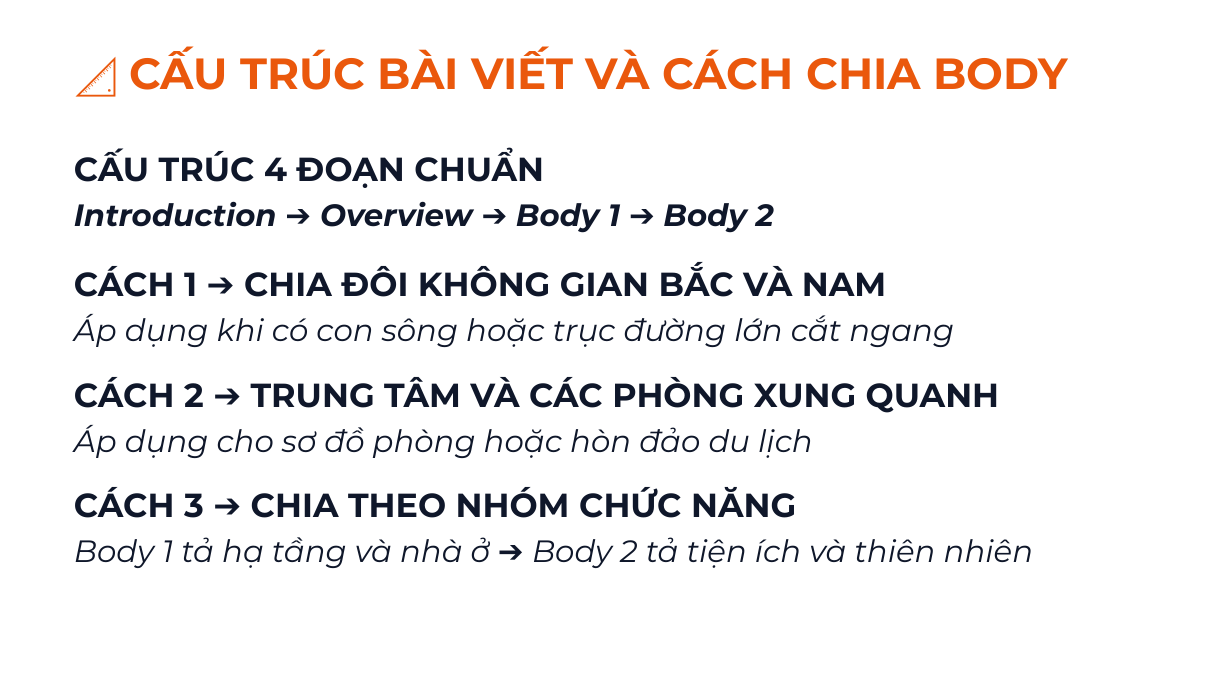
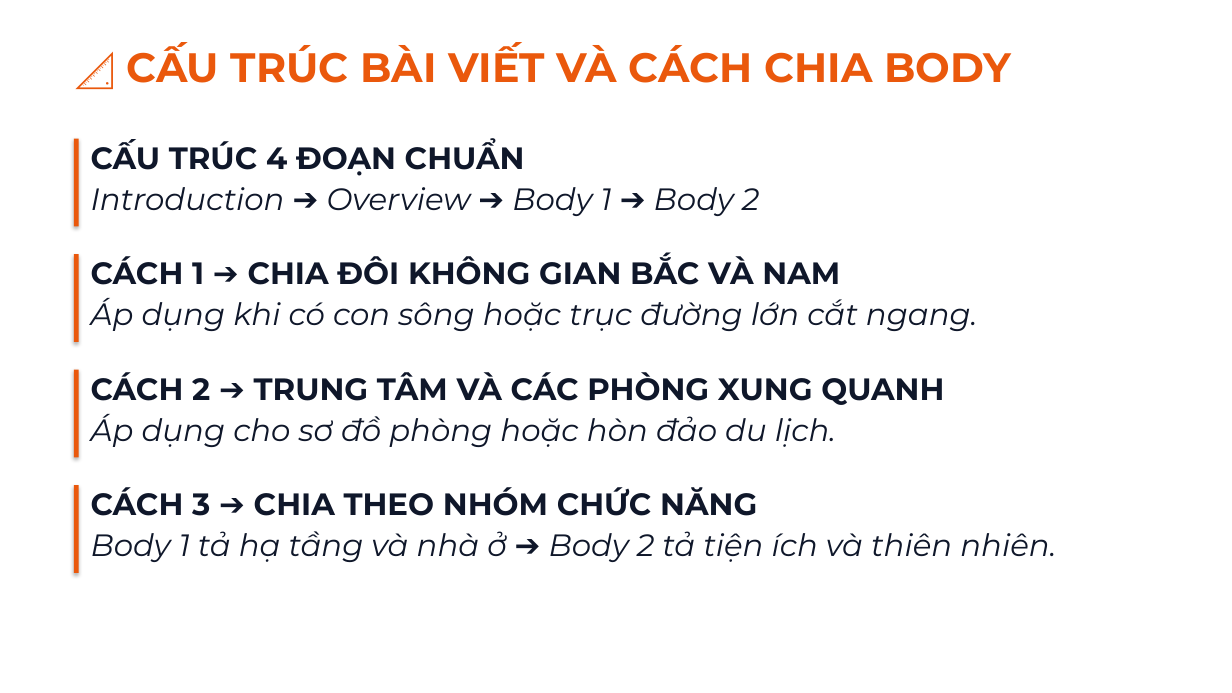
Before and after one commit to snowflake-vibing/KnowledgeLibrary, a slide deck: slide 3 of IELTS/07_YouTube_Studio/01_Slides_Writing_Task1_Map.pptx. Drawn at 1232x693 pixels with LibreOffice and Linux fonts; fonts in the diff are those of the drawing. Boxes give left, top, right and bottom in pixels: in the first picture for what was removed or moved away, otherwise in the second. Text is boxed around its words. In the diff, an @@ line names an element or a change of style, - is before the commit and + after.

Commit message:
style(slides): add quote accent bars, 1-emoji headings, and fix text overflow

```diff
--- a/IELTS/07_YouTube_Studio/01_Slides_Writing_Task1_Map.pptx
+++ b/IELTS/07_YouTube_Studio/01_Slides_Writing_Task1_Map.pptx
@@ text "📐 CẤU TRÚC BÀI VIẾT ..." at <box>126,42,1011,83</box>: size 34 to 32 pt @@
@@ text at <box>74,148,954,347</box>: paragraphs removed @@
-CẤU TRÚC 4 ĐOẠN CHUẨN
-Introduction ➔ Overview ➔ Body 1 ➔ Body 2
-CÁCH 1 ➔ CHIA ĐÔI KHÔNG GIAN BẮC VÀ NAM
-Áp dụng khi có con sông hoặc trục đường lớn cắt ngang
@@ rectangle added at <box>74,139,79,226</box>, fill #EA580C @@
@@ text added at <box>91,139,760,216</box>, 24 pt, text #0F172A, italic @@
+CẤU TRÚC 4 ĐOẠN CHUẨN
+Introduction ➔ Overview ➔ Body 1 ➔ Body 2
@@ rectangle added at <box>74,254,79,342</box>, fill #EA580C @@
@@ text added at <box>91,255,977,331</box>, 24 pt, text #0F172A, italic @@
+CÁCH 1 ➔ CHIA ĐÔI KHÔNG GIAN BẮC VÀ NAM
+Áp dụng khi có con sông hoặc trục đường lớn cắt ngang.
@@ rectangle added at <box>74,370,79,457</box>, fill #EA580C @@
@@ text at <box>91,372,944,405</box>: size 26 to 24 pt in "CÁCH 2 ➔ TRUNG TÂM VÀ CÁC ..."; less space between paragraphs @@
@@ text "CÁCH 2 ➔ TRUNG TÂM ...": place and size @@
-text "CÁCH 2 ➔ TRUNG TÂM ..." at <box>74,148,1033,568</box>
+text "CÁCH 2 ➔ TRUNG TÂM ..." at <box>91,372,944,447</box>
@@ text at <box>91,414,836,447</box>: text changed @@
-Áp dụng cho sơ đồ phòng hoặc hòn đảo du lịch
-CÁCH 3 ➔ CHIA THEO NHÓM CHỨC NĂNG
-Body 1 tả hạ tầng và nhà ở ➔ Body 2 tả tiện ích và thiên nhiên
+Áp dụng cho sơ đồ phòng hoặc hòn đảo du lịch.
@@ rectangle added at <box>74,485,79,573</box>, fill #EA580C @@
@@ text added at <box>91,487,1056,562</box>, 24 pt, text #0F172A, italic @@
+CÁCH 3 ➔ CHIA THEO NHÓM CHỨC NĂNG
+Body 1 tả hạ tầng và nhà ở ➔ Body 2 tả tiện ích và thiên nhiên.
```
Also in this commit, not shown: 10 other slides changed, 1 slide added, 2 other files.
